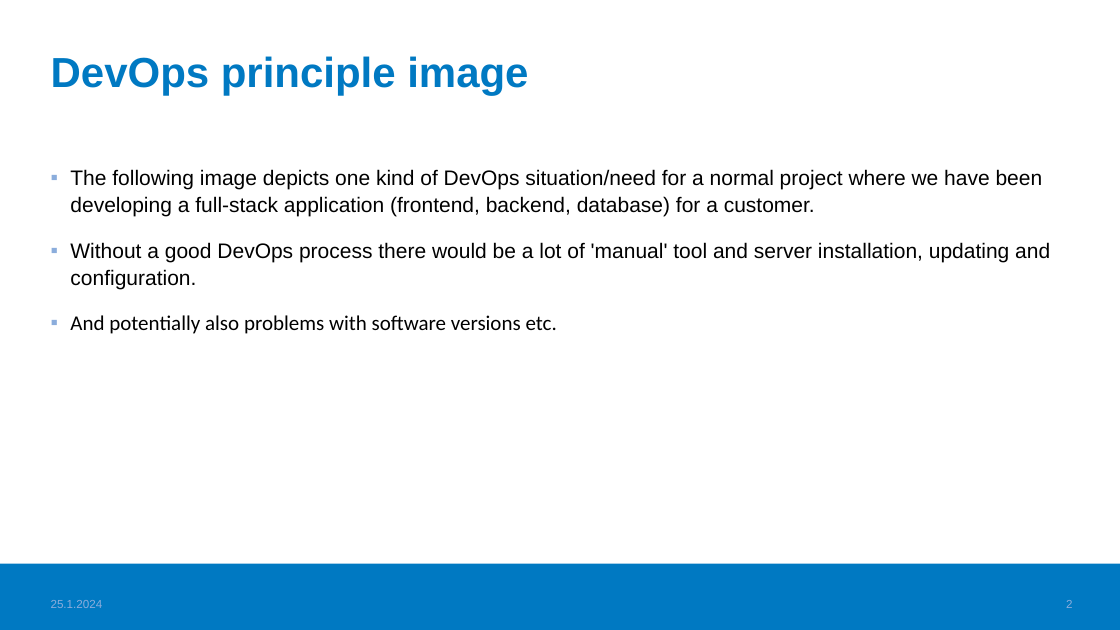
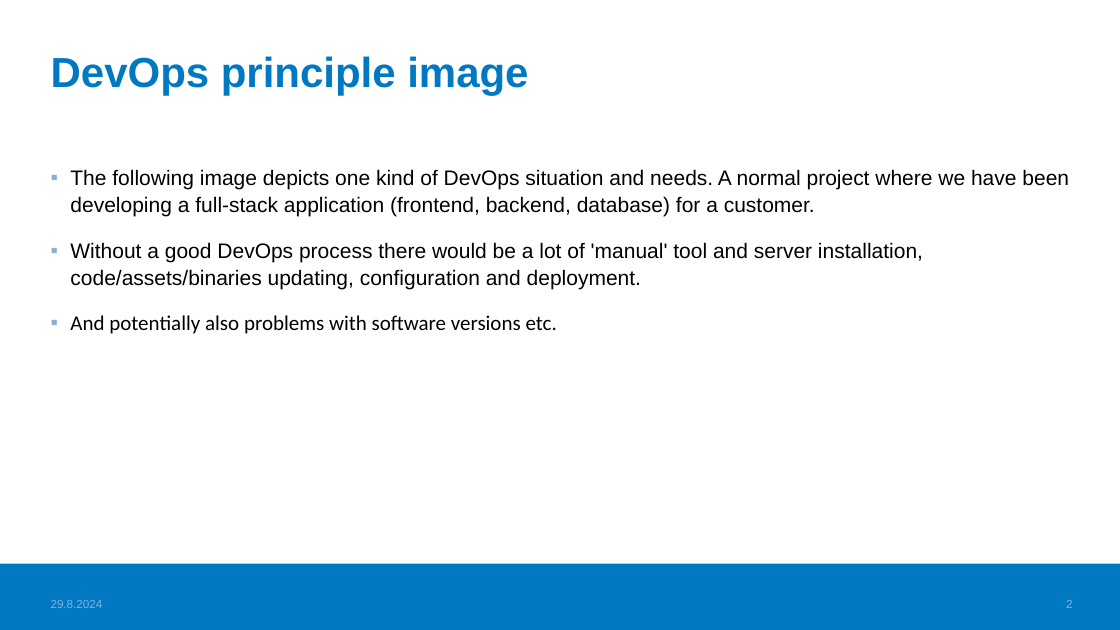
Before and after one commit to haagahelia/ohke-teknologiat, a slide deck: slide 2 of 01_docker/DockerCaseExample.pptx. Drawn at 1120x630 pixels with LibreOffice and Linux fonts; fonts in the diff are those of the drawing; background and template pictures are left out. Boxes give left, top, right and bottom in pixels: in the first picture for what was removed or moved away, otherwise in the second. Text is boxed around its words. In the diff, an @@ line names an element or a change of style, - is before the commit and + after.

```diff
--- a/01_docker/DockerCaseExample.pptx
+++ b/01_docker/DockerCaseExample.pptx
@@ text at <box>70,169,1069,289</box>: text changed @@
-▪ The following image depicts one kind of DevOps situation/need for a normal project where we have been developing a full-stack application (frontend, backend, database) for a customer.
-▪ Without a good DevOps process there would be a lot of 'manual' tool and server installation, updating and configuration.
+▪ The following image depicts one kind of DevOps situation and needs. A normal project where we have been developing a full-stack application (frontend, backend, database) for a customer.
+▪ Without a good DevOps process there would be a lot of 'manual' tool and server installation, code/assets/binaries updating, configuration and deployment.
@@ text at <box>51,600,103,608</box>: text changed @@
-25.1.2024
+29.8.2024
```
Also in this commit, not shown: 6 other slides changed, 3 other files.
